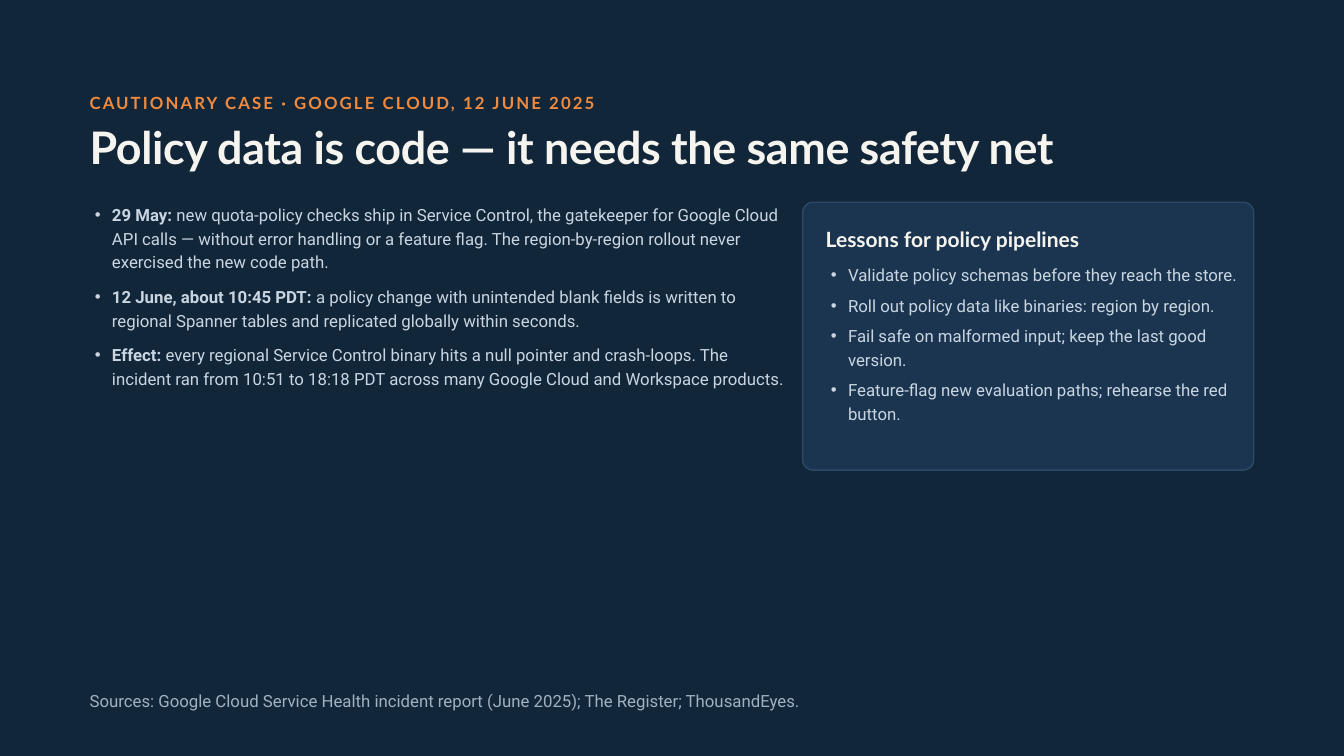
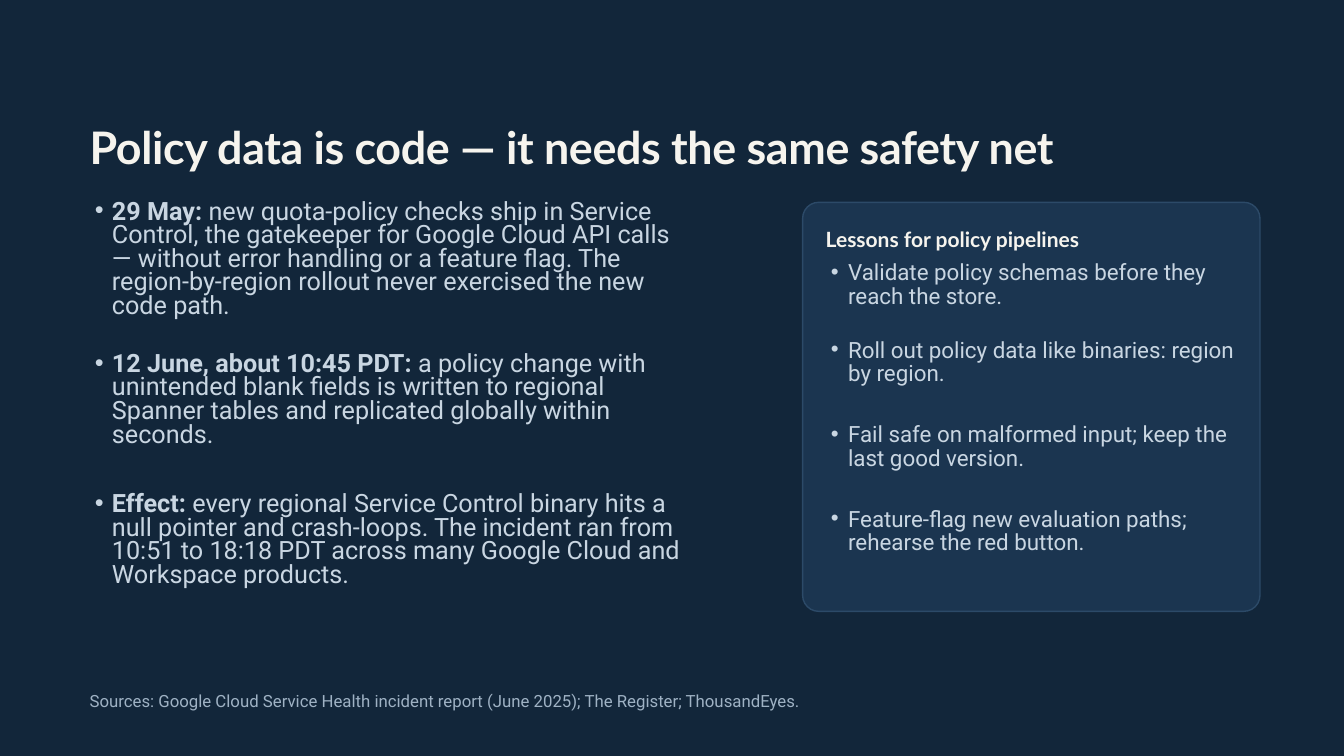
Before and after one commit to SannioEvolution/Material, a slide deck: slide 30 of 22 - Intent-Based Cloud Orchestration & Policy-as-Code for Compliance.pptx (slide 33 before the commit). Drawn at 1344x756 pixels with LibreOffice and Linux fonts; fonts in the diff are those of the drawing. Boxes give left, top, right and bottom in pixels: in the first picture for what was removed or moved away, otherwise in the second. Text is boxed around its words. In the diff, an @@ line names an element or a change of style, - is before the commit and + after.

```diff
--- a/22 - Intent-Based Cloud Orchestration & Policy-as-Code for Compliance.pptx
+++ b/22 - Intent-Based Cloud Orchestration & Policy-as-Code for Compliance.pptx
@@ text removed at box(90, 90, 1290, 116) @@
-CAUTIONARY CASE · GOOGLE CLOUD, 12 JUNE 2025
@@ text "29 May: new quota-policy checks ..." at box(112, 201, 680, 588): size 12 to 18 pt @@
@@ rounded rectangle: place and size @@
-rounded rectangle at box(803, 203, 1254, 471)
+rounded rectangle at box(803, 203, 1260, 612)
@@ text "Validate policy schemas before they ..." at box(848, 263, 1234, 550): size 12 to 16 pt @@
```
Also in this commit, not shown: 8 other slides changed, 6 slides added, 4 slides removed, 1 other file.
